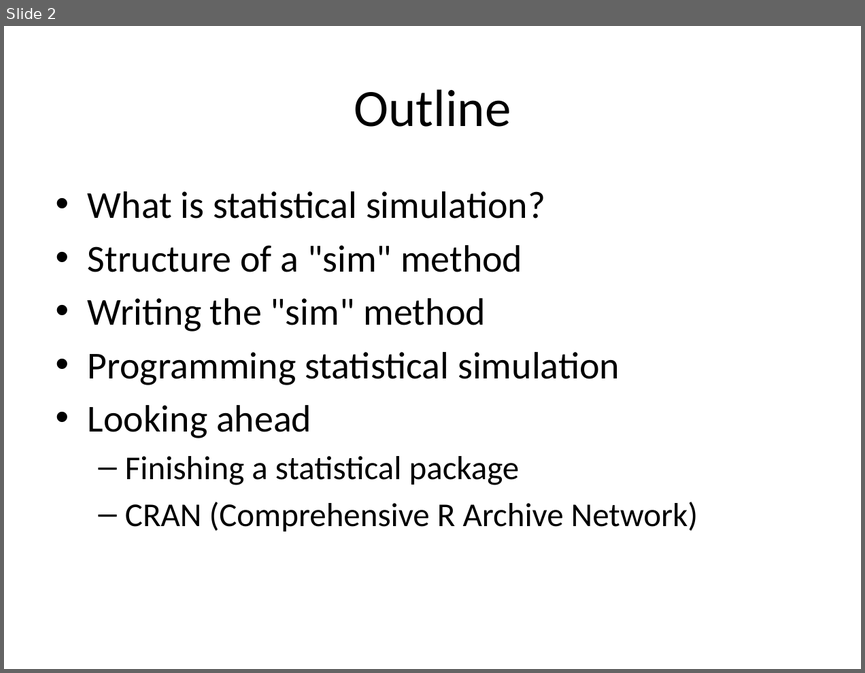
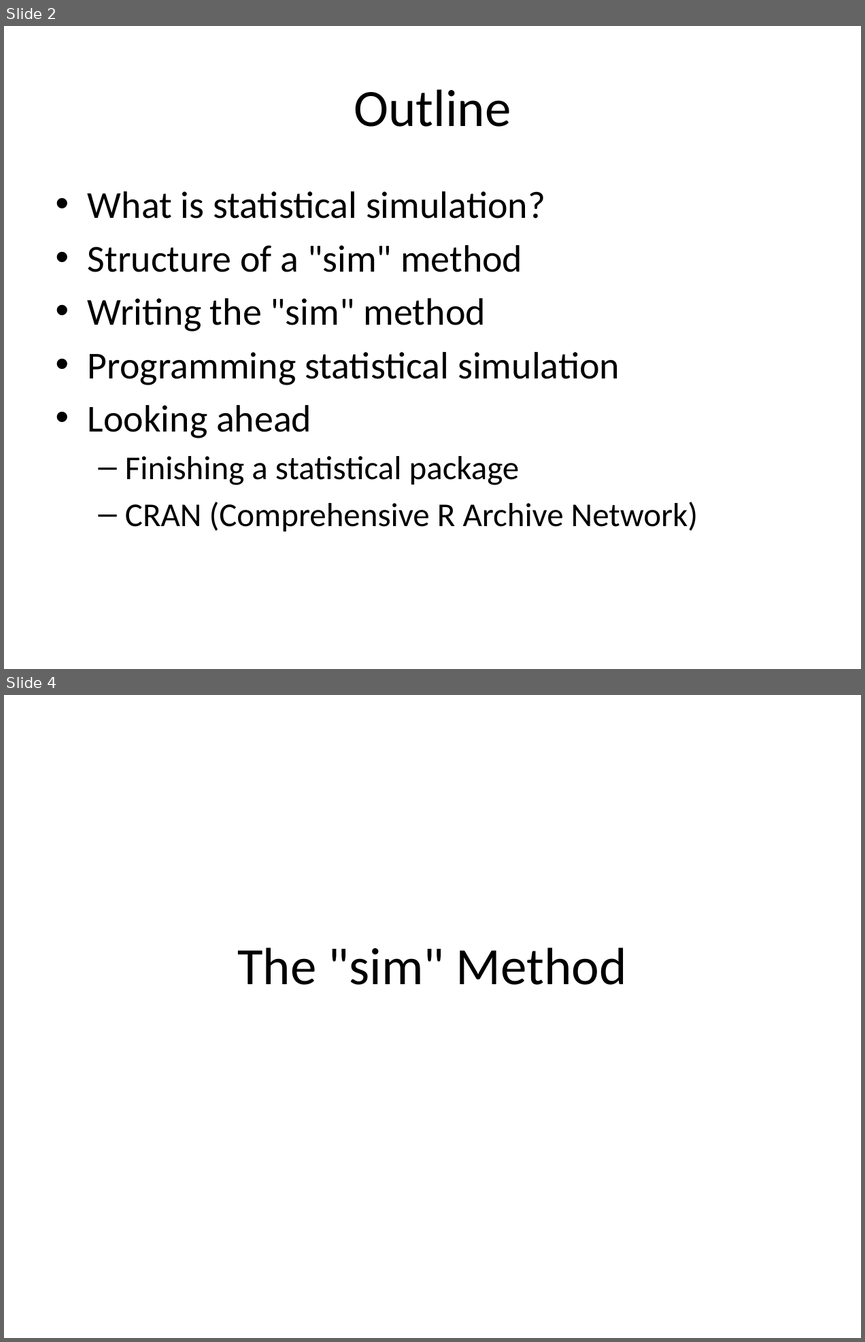
Before and after one commit to IQSS/Zelig4-Documentation, a slide deck: January-Class/Zelig_3_simulation.pptx. Shown one above the other, each under a label of ours: slide 2 before the commit, slides 2 and 4 after it; the slides between them are not shown. The pictures are 865x673 and 865x1342 pixels, drawn with LibreOffice and Linux fonts; fonts in the diff are those of the drawing. Boxes give left, top, right and bottom in pixels: in the first picture for what was removed or moved away, otherwise in the second. Text is boxed around its words. In the diff, an @@ line names an element or a change of style, - is before the commit and + after.

```diff
--- a/January-Class/Zelig_3_simulation.pptx
+++ b/January-Class/Zelig_3_simulation.pptx
@@ slide 4 added at [4,695,861,1338], background #FFFFFF @@
@@ title added at [237,947,627,985], 44 pt, text #000000 @@
+The "sim" Method
```
Also in this commit, not shown: 8 other slides added, 1 other file.
